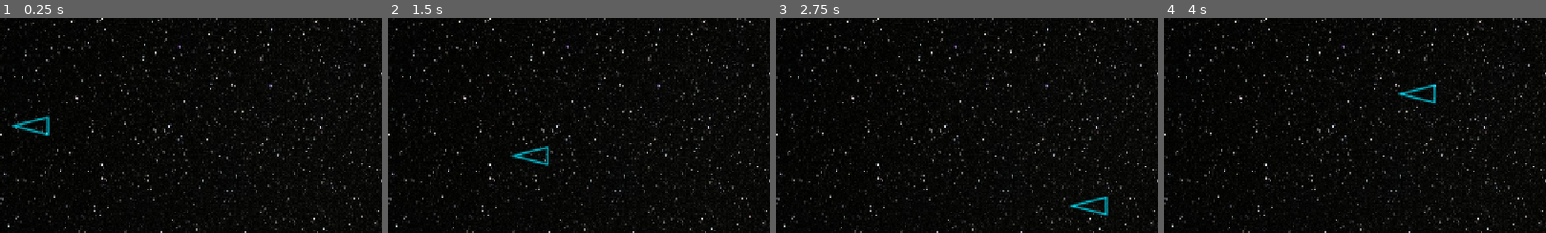
Above: before the commit, frames 1-4 (left to right).
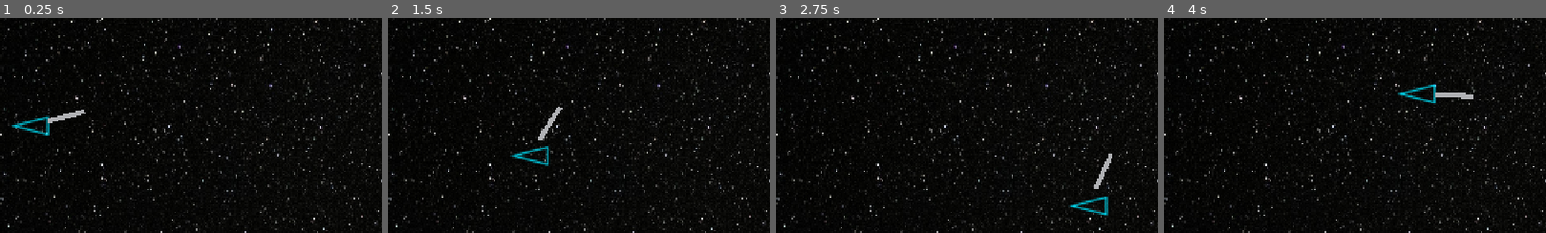
Above: after the commit, the same moments.

Repository: mendezprog/ganado-a-perder
Game: Godot game, scene res://Scenes/level.tscn
Two runs of this game, one before a commit and one after it. Both use one fixed random seed, a clock stepped at 60 frames per second and the inputs below.
Inputs (mouse positions are % of the whole screen's width and height, from its top left):
- Up to frame 1 (0.25 s): no input
- Up to frame 2 (1.5 s): tap Enter at 0.5 s; move the mouse to (72, 45) at 0.52 s; hold D (right) 0.53-1.28 s; click (72, 45) at 0.6 s; move the mouse to (30, 55) at 1.27 s; hold S (down) from 1.28 s (still down); click (30, 55) at 1.35 s
- Up to frame 3 (2.75 s): move the mouse to (60, 28) at 2.02 s; release S (down) at 2.03 s; hold D (right) from 2.03 s (still down); right-click (60, 28) at 2.1 s; click (60, 28) at 2.3 s
- Up to frame 4 (4 s): move the mouse to (45, 70) at 2.77 s; release D (right) at 2.78 s; hold W (up) 2.78-3.53 s; click (45, 70) at 2.85 s; move the mouse to (80, 65) at 3.52 s; hold A (left) from 3.53 s (still down); click (80, 65) at 3.6 s
The pictures show only the part of the screen within x 4-54%, y 44-94%; the shares and areas given below are measured in that part.

The runs differ from the first frame. In frame 1, 0.2% of the frame differs, in the area x 12-23%, y 42-49%; in frame 2, 0.2%; in frame 3, 0.2%; in frame 4, 0.2%, in the area x 71-81%, y 34-38%.

Commit message:
movimiento de facon

Diff:
--- /dev/null
+++ b/ganado a perder/Scenes/Scripts/melee.gd
@@ -0,0 +1,49 @@
+extends Node2D
+
+@export var swing_angle := 45.0
+@export var swing_duration := 0.2
+@export var cooldown := 0.5
+@export var attack_offset := Vector2(128, 0)  # Distance from character center
+
+var is_swinging = false
+var can_swing = true
+var swing_direction := 1.0  # For tracking swing direction
+
+func _ready():
+	position = attack_offset
+
+func _process(_delta):
+	if Input.is_action_just_pressed("leftClick") and can_swing:
+		start_swing()
+
+func start_swing():
+	if is_swinging: return
+
+	is_swinging = true
+	can_swing = false
+
+	var pivot = get_parent()
+	var mouse_pos = get_global_mouse_position()
+	var attack_direction = (mouse_pos - pivot.global_position).normalized()
+
+	# Calculate base rotation angle
+	var base_rotation = attack_direction.angle()
+
+	# Determine swing direction based on mouse position
+	swing_direction = sign(attack_direction.x) if abs(attack_direction.x) > 0.1 else 1.0
+
+	# Set initial rotation and animate
+	pivot.rotation = base_rotation - deg_to_rad(swing_angle) * swing_direction
+
+	var tween = create_tween().set_trans(Tween.TRANS_QUINT).set_ease(Tween.EASE_OUT)
+	tween.tween_property(pivot, "rotation",
+		base_rotation + deg_to_rad(swing_angle) * swing_direction,
+		swing_duration
+	)
+	tween.tween_property(pivot, "rotation", base_rotation, swing_duration * 0.5)
+	tween.connect("finished", _on_swing_complete)
+
+func _on_swing_complete():
+	is_swinging = false
+	await get_tree().create_timer(cooldown).timeout
+	can_swing = true
--- /dev/null
+++ b/ganado a perder/Scenes/Scripts/weapons_pivot.gd
@@ -0,0 +1,11 @@
+extends Node2D
+
+
+# Called when the node enters the scene tree for the first time.
+func _ready() -> void:
+	pass # Replace with function body.
+
+
+# Called every frame. 'delta' is the elapsed time since the previous frame.
+func _process(delta: float) -> void:
+	look_at(get_global_mouse_position())
--- /dev/null
+++ b/ganado a perder/Scenes/melee.tscn
@@ -0,0 +1,19 @@
+[gd_scene load_steps=4 format=3 uid="uid://dpptf6liina8c"]
+
+[ext_resource type="Script" uid="uid://cmppfyeyk1kno" path="res://Scenes/Scripts/melee.gd" id="1_cc3h0"]
+[ext_resource type="Texture2D" uid="uid://oj1ggqlglr" path="res://Graficos/facon.png" id="2_a6jp7"]
+
+[sub_resource type="RectangleShape2D" id="RectangleShape2D_cngjr"]
+size = Vector2(128, 16)
+
+[node name="Melee" type="Area2D"]
+script = ExtResource("1_cc3h0")
+
+[node name="Sprite2D" type="Sprite2D" parent="."]
+rotation = 1.5708
+texture = ExtResource("2_a6jp7")
+centered = false
+offset = Vector2(-8, -64)
+
+[node name="CollisionShape2D" type="CollisionShape2D" parent="."]
+shape = SubResource("RectangleShape2D_cngjr")
--- a/ganado a perder/Scenes/player.tscn
+++ b/ganado a perder/Scenes/player.tscn
@@ -1,7 +1,9 @@
-[gd_scene load_steps=3 format=3 uid="uid://lmjmmvqk0t6f"]
+[gd_scene load_steps=5 format=3 uid="uid://lmjmmvqk0t6f"]
 
 [ext_resource type="Script" uid="uid://c42ejb6f4vueh" path="res://Scenes/Scripts/player.gd" id="1_cvnsp"]
 [ext_resource type="Texture2D" uid="uid://kjwg6vxu6jlo" path="res://Graficos/ship.png" id="1_v0iea"]
+[ext_resource type="PackedScene" uid="uid://dpptf6liina8c" path="res://Scenes/melee.tscn" id="3_6t5aa"]
+[ext_resource type="Script" uid="uid://dhhjdc61iowd2" path="res://Scenes/Scripts/weapons_pivot.gd" id="3_vgqql"]
 
 [node name="Player" type="CharacterBody2D"]
 script = ExtResource("1_cvnsp")
@@ -11,3 +13,11 @@
 
 [node name="CollisionPolygon2D" type="CollisionPolygon2D" parent="."]
 polygon = PackedVector2Array(13, -16, 61, -29, 61, 28, -53, -1)
+
+[node name="WeaponsPivot" type="Node2D" parent="."]
+script = ExtResource("3_vgqql")
+
+[node name="Melee" parent="WeaponsPivot" instance=ExtResource("3_6t5aa")]
+position = Vector2(128, 0)
+
+[node name="trabuco" type="Node2D" parent="WeaponsPivot"]
--- a/ganado a perder/project.godot
+++ b/ganado a perder/project.godot
@@ -57,3 +57,28 @@
 "events": [Object(InputEventMouseButton,"resource_local_to_scene":false,"resource_name":"","device":-1,"window_id":0,"a …(253 unchanged characters)…
 ]
 }
+1={
+"deadzone": 0.2,
+"events": [Object(InputEventKey,"resource_local_to_scene":false,"resource_name":"","device":-1,"window_id":0,"alt_pressed":false,"shift_pressed":false,"ctrl_pressed":false,"meta_pressed":false,"pressed":false,"keycode":0,"physical_keycode":49,"key_label":0,"unicode":49,"location":0,"echo":false,"script":null)
+]
+}
+2={
+"deadzone": 0.2,
+"events": [Object(InputEventKey,"resource_local_to_scene":false,"resource_name":"","device":-1,"window_id":0,"alt_pressed":false,"shift_pressed":false,"ctrl_pressed":false,"meta_pressed":false,"pressed":false,"keycode":0,"physical_keycode":50,"key_label":0,"unicode":50,"location":0,"echo":false,"script":null)
+]
+}
+3={
+"deadzone": 0.2,
+"events": [Object(InputEventKey,"resource_local_to_scene":false,"resource_name":"","device":-1,"window_id":0,"alt_pressed":false,"shift_pressed":false,"ctrl_pressed":false,"meta_pressed":false,"pressed":false,"keycode":0,"physical_keycode":51,"key_label":0,"unicode":51,"location":0,"echo":false,"script":null)
+]
+}
+wheelUp={
+"deadzone": 0.2,
+"events": [Object(InputEventMouseButton,"resource_local_to_scene":false,"resource_name":"","device":-1,"window_id":0,"alt_pressed":false,"shift_pressed":false,"ctrl_pressed":false,"meta_pressed":false,"button_mask":0,"position":Vector2(0, 0),"global_position":Vector2(0, 0),"factor":1.0,"button_index":4,"canceled":false,"pressed":false,"double_click":false,"script":null)
+]
+}
+wheelDown={
+"deadzone": 0.2,
+"events": [Object(InputEventMouseButton,"resource_local_to_scene":false,"resource_name":"","device":-1,"window_id":0,"alt_pressed":false,"shift_pressed":false,"ctrl_pressed":false,"meta_pressed":false,"button_mask":0,"position":Vector2(0, 0),"global_position":Vector2(0, 0),"factor":1.0,"button_index":5,"canceled":false,"pressed":false,"double_click":false,"script":null)
+]
+}
Binary file added: ganado a perder/Graficos/facon.png
Not shown, added: ganado a perder/Graficos/facon.png.import
Not shown, added: ganado a perder/Scenes/Scripts/melee.gd.uid
Not shown, added: ganado a perder/Scenes/Scripts/weapons_pivot.gd.uid
